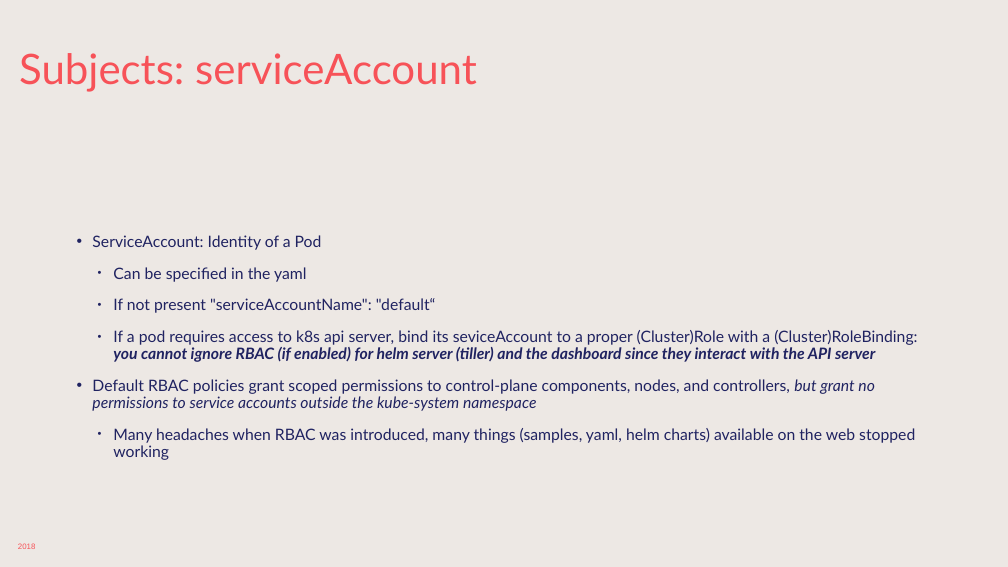
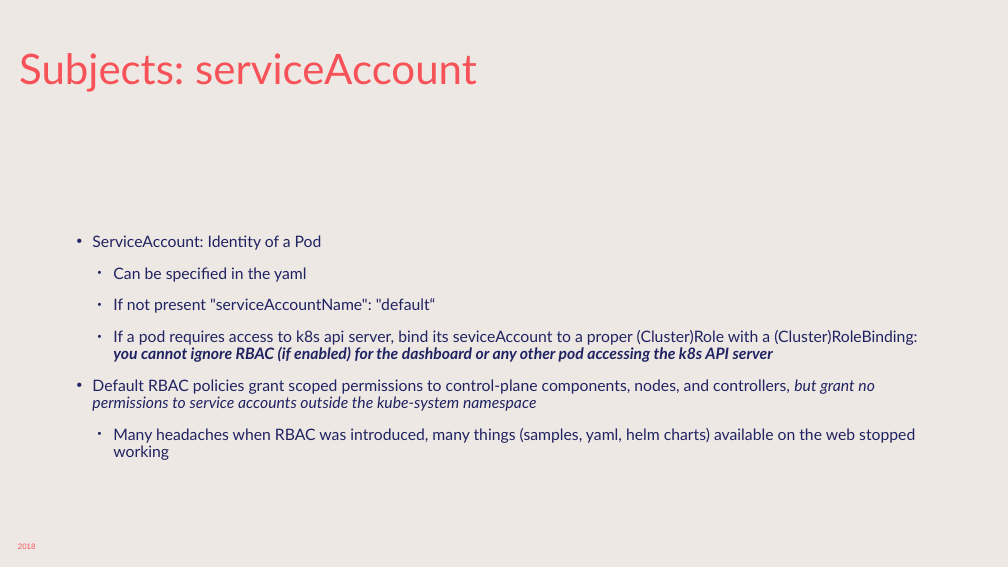
Before and after one commit to sabbadino/deltatre-community-meetups-session-3, a slide deck: slide 27 of K8s-basic.pptx. Drawn at 1008x567 pixels with LibreOffice and Linux fonts; fonts in the diff are those of the drawing; background and template pictures are left out. Boxes give left, top, right and bottom in pixels: in the first picture for what was removed or moved away, otherwise in the second. Text is boxed around its words. In the diff, an @@ line names an element or a change of style, - is before the commit and + after.

```diff
--- a/K8s-basic.pptx
+++ b/K8s-basic.pptx
@@ text at [113,330,917,362]: text changed @@
-  • If a pod requires access to k8s api server, bind its seviceAccount to a proper (Cluster)Role with a (Cluster)RoleBinding:
-    you cannot ignore RBAC (if enabled) for helm server (tiller) and the dashboard since they interact with the API server
+  • If a pod requires access to k8s api server, bind its seviceAccount to a proper (Cluster)Role with a (Cluster)RoleBinding:
+    you cannot ignore RBAC (if enabled) for the dashboard or any other pod accessing the k8s API server
```
Also in this commit, not shown: 7 other slides changed, 1 other file.
